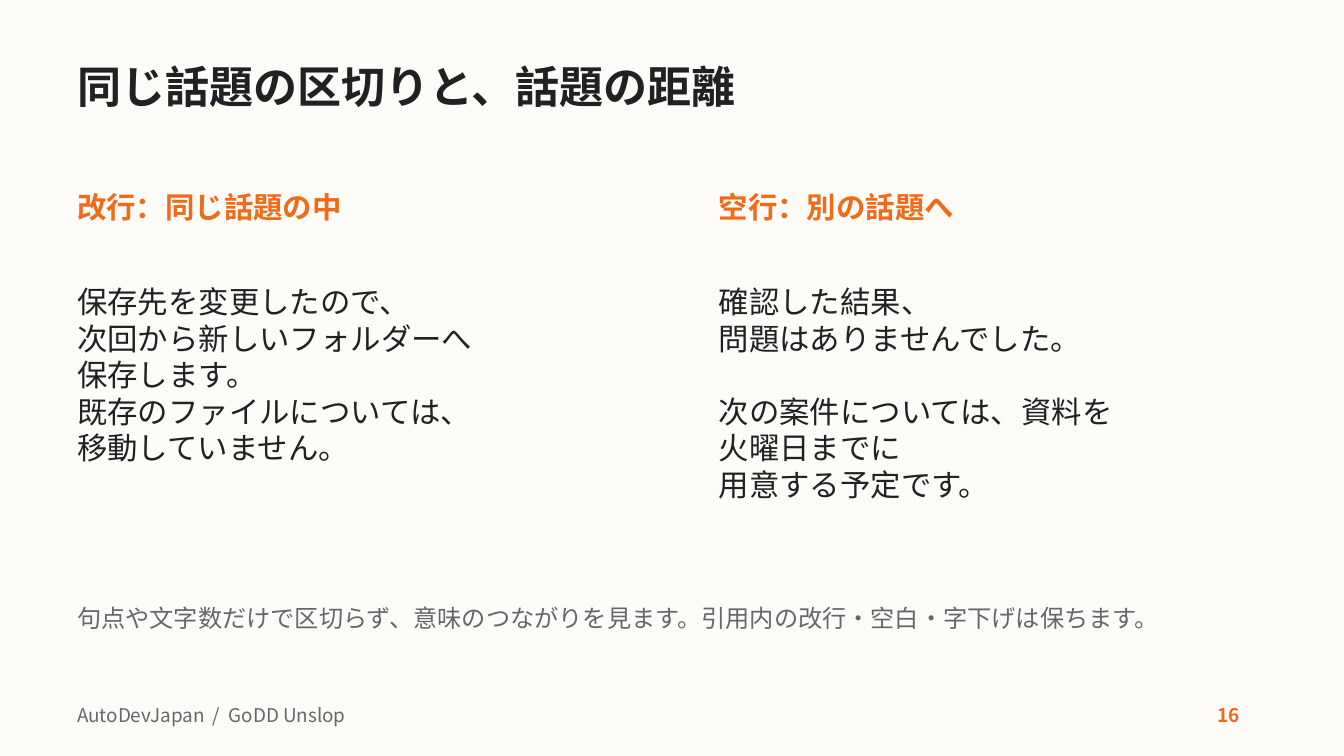
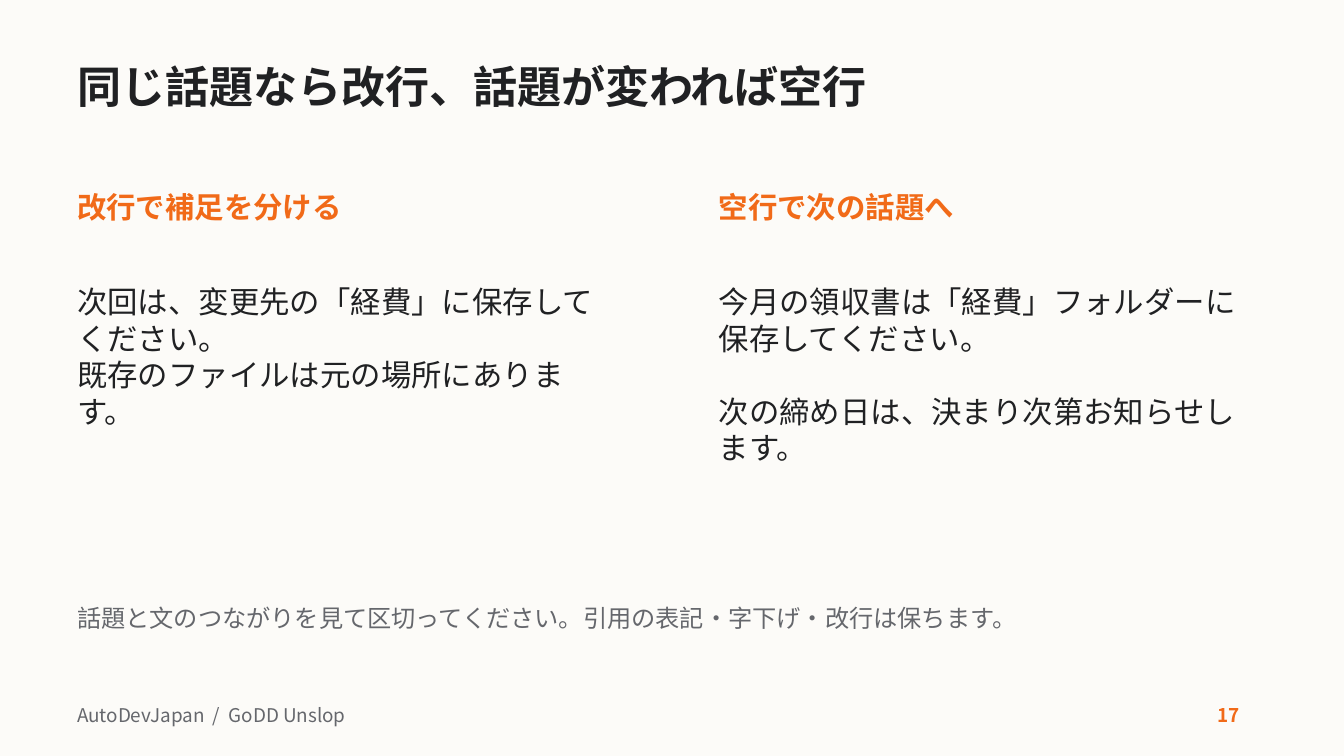
Before and after one commit to AutoDevJapan/GoDD-Unslop, a slide deck: slide 17 of docs/user-guide.pptx (slide 16 before the commit). Drawn at 1344x756 pixels with LibreOffice and Linux fonts; fonts in the diff are those of the drawing. Boxes give left, top, right and bottom in pixels: in the first picture for what was removed or moved away, otherwise in the second. Text is boxed around its words. In the diff, an @@ line names an element or a change of style, - is before the commit and + after.

Commit message:
操作を頼む文と動作を説明する文を書き分け、教材と例文をそろえる

```diff
--- a/docs/user-guide.pptx
+++ b/docs/user-guide.pptx
@@ title at box(77, 65, 867, 107): text changed @@
-同じ話題の区切りと、話題の距離
+同じ話題なら改行、話題が変われば空行
@@ text at box(77, 193, 342, 221): text changed @@
-改行：同じ話題の中
+改行で補足を分ける
@@ text at box(719, 193, 954, 221): text changed @@
-空行：別の話題へ
+空行で次の話題へ
@@ text at box(77, 287, 593, 425): text changed @@
-保存先を変更したので、
-次回から新しいフォルダーへ
-保存します。
-既存のファイルについては、
-移動していません。
+次回は、変更先の「経費」に保存してください。
+既存のファイルは元の場所にあります。
@@ text at box(719, 287, 1236, 461): text changed @@
-確認した結果、
-問題はありませんでした。
-次の案件については、資料を
-火曜日までに
-用意する予定です。
+今月の領収書は「経費」フォルダーに保存してください。
+次の締め日は、決まり次第お知らせします。
@@ text at box(77, 606, 1016, 629): text changed @@
-句点や文字数だけで区切らず、意味のつながりを見ます。引用内の改行・空白・字下げは保ちます。
+話題と文のつながりを見て区切ってください。引用の表記・字下げ・改行は保ちます。
@@ text at box(1217, 708, 1239, 722): text changed @@
-16
+17
```
Also in this commit, not shown: 25 other slides changed, 16 other files.
